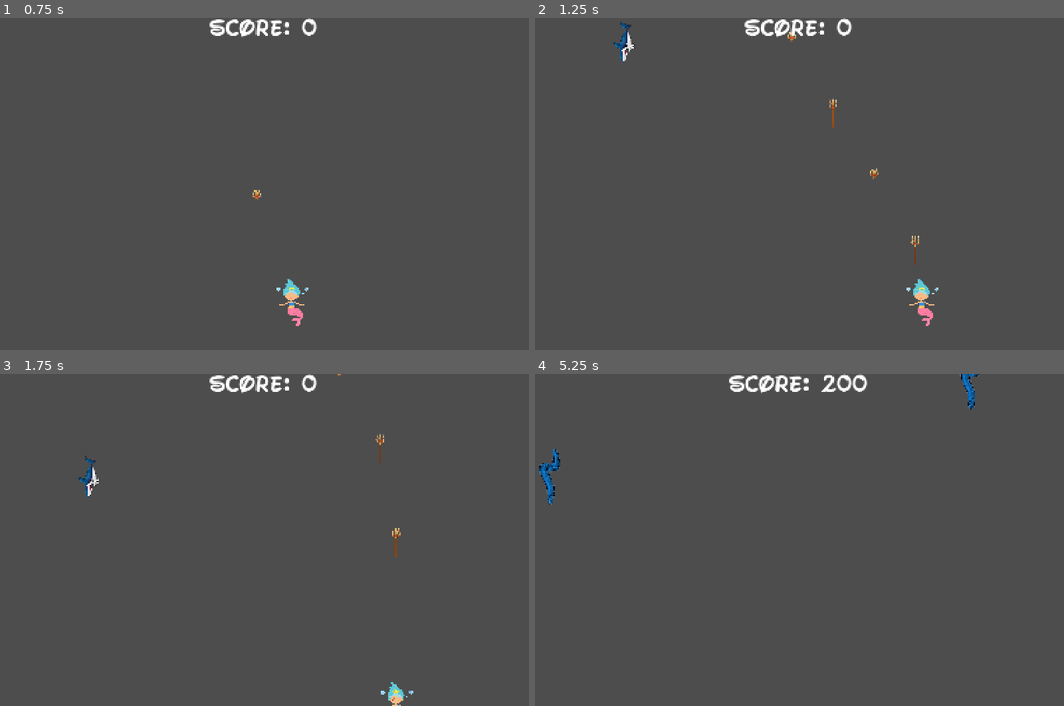
Above: before the commit, frames 1-4 (two rows, left to right).
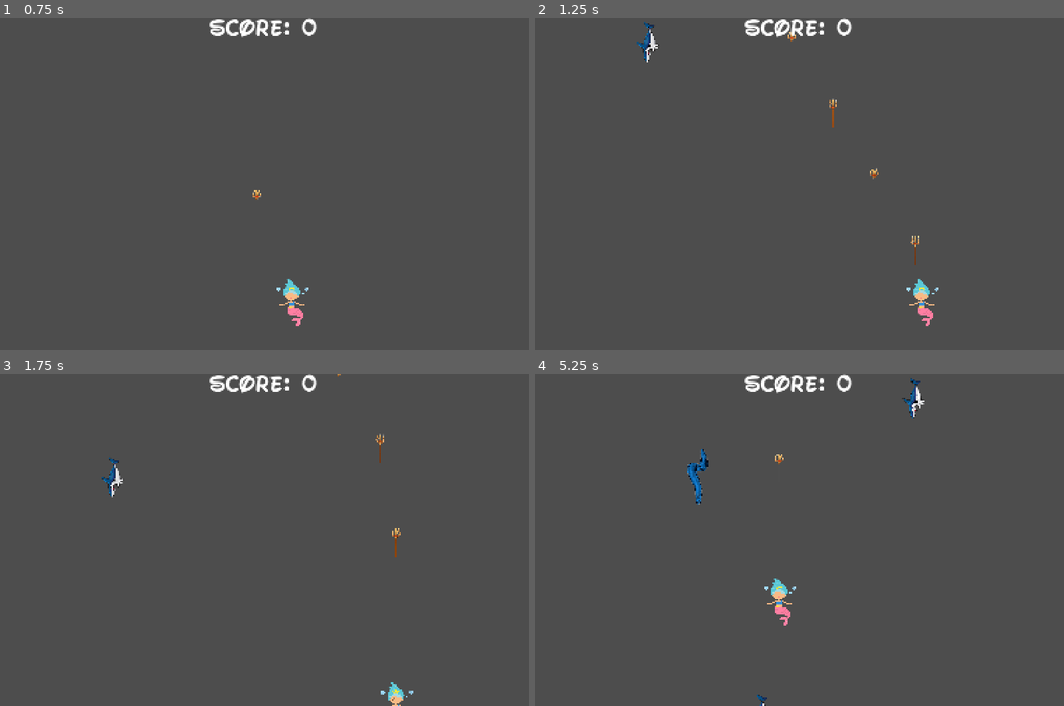
Above: after the commit, the same moments.

Repository: mnurbol-glitch/A-Mermaids-Tale
Game: Godot game, scene res://scenes/Game_Madina.tscn
Two runs of this game, one before a commit and one after it. Both use one fixed random seed, a clock stepped at 60 frames per second and the inputs below.
Inputs:
- Up to frame 1 (0.75 s): tap Enter at 0.5 s; hold Right (move_right) from 0.53 s (still down); hold Space (shoot) from 0.53 s (still down)
- Up to frame 2 (1.25 s): keep holding Right (move_right); keep holding Space (shoot)
- Up to frame 3 (1.75 s): release Right (move_right) at 1.28 s; release Space (shoot) at 1.28 s; hold Down (move_down) from 1.28 s (still down); tap Space (shoot) at 1.35 s
- Up to frame 4 (5.25 s): release Down (move_down) at 2.03 s; hold Right (move_right) 2.03-2.78 s; hold Space (shoot) 2.03-2.78 s; hold Up (move_up) 2.78-3.53 s; tap Space (shoot) at 2.85, 4.35 s; hold Space (shoot) 3.53-4.28 s; hold Left (move_left) 3.53-5.03 s; hold Down (move_down) from 5.03 s (still down); hold Space (shoot) from 5.03 s (still down)

Frame 1 is identical in both runs. In frame 2, 0.4% of the frame differs, in the area x 14-24%, y 1-14%; in frame 3, 0.4%; in frame 4, 2.0%, in the area x 0-84%, y 0-100%.

Commit message:
Made Fizza a duplicate of the og game

Diff:
--- /dev/null
+++ b/a-mermaids-tale-game/scenes/Game_Fizza.tscn
@@ -0,0 +1,35 @@
+[gd_scene format=3 uid="uid://dq73kerebyr5x"]
+
+[ext_resource type="Script" uid="uid://bqjel4hfkctdd" path="res://scripts/game_madina.gd" id="1_lkghy"]
+[ext_resource type="PackedScene" uid="uid://dgkac0hhan15u" path="res://scenes/enemy.tscn" id="2_ieoe5"]
+[ext_resource type="PackedScene" uid="uid://bhhj2by12h0r8" path="res://scenes/diver_enemy.tscn" id="3_j24qq"]
+[ext_resource type="PackedScene" uid="uid://b2u1kmt4p3cd4" path="res://scenes/hud.tscn" id="4_kaqi6"]
+[ext_resource type="PackedScene" uid="uid://cvy6qv1orcddt" path="res://scenes/player.tscn" id="5_oxrx0"]
+[ext_resource type="PackedScene" uid="uid://b3vr4cml6scqh" path="res://scenes/trident.tscn" id="6_f4ixe"]
+
+[node name="Game_lvl2_Madina" type="Node2D" unique_id=1845959821]
+script = ExtResource("1_lkghy")
+enemy_scenes = Array[PackedScene]([ExtResource("2_ieoe5"), ExtResource("3_j24qq")])
+
+[node name="UILayer" type="CanvasLayer" parent="." unique_id=1787005062]
+
+[node name="HUD" parent="UILayer" unique_id=841911485 instance=ExtResource("4_kaqi6")]
+
+[node name="EnemySpawnTimer" type="Timer" parent="." unique_id=1525480864]
+autostart = true
+
+[node name="Player" parent="." unique_id=118782493 instance=ExtResource("5_oxrx0")]
+position = Vector2(817, 894)
+
+[node name="PlayerSpawnPos" type="Marker2D" parent="." unique_id=1755339875]
+position = Vector2(810, 900)
+
+[node name="Trident" parent="." unique_id=1662651136 instance=ExtResource("6_f4ixe")]
+position = Vector2(826, 668)
+speed = null
+
+[node name="TridentContainer" type="Node2D" parent="." unique_id=1696181520]
+
+[node name="EnemyContainer" type="Node2D" parent="." unique_id=541133060]
+
+[connection signal="timeout" from="EnemySpawnTimer" to="." method="_on_enemy_spawn_timer_timeout"]
--- a/a-mermaids-tale-game/scenes/Game_Madina.tscn
+++ b/a-mermaids-tale-game/scenes/Game_Madina.tscn
@@ -7,7 +7,7 @@
 [ext_resource type="PackedScene" uid="uid://dgkac0hhan15u" path="res://scenes/enemy.tscn" id="4_nfoa1"]
 [ext_resource type="PackedScene" uid="uid://bhhj2by12h0r8" path="res://scenes/diver_enemy.tscn" id="5_s53ro"]
 
-[node name="Game_lvl2_Madina" type="Node2D" unique_id=1845959821]
+[node name="Game_lvl1_Fizza" type="Node2D" unique_id=1845959821]
 script = ExtResource("1_h74fe")
 enemy_scenes = Array[PackedScene]([ExtResource("4_nfoa1"), ExtResource("5_s53ro")])
 
@@ -26,7 +26,6 @@
 
 [node name="Trident" parent="." unique_id=1662651136 instance=ExtResource("3_iw4op")]
 position = Vector2(826, 668)
-speed = null
 
 [node name="TridentContainer" type="Node2D" parent="." unique_id=1696181520]
 
